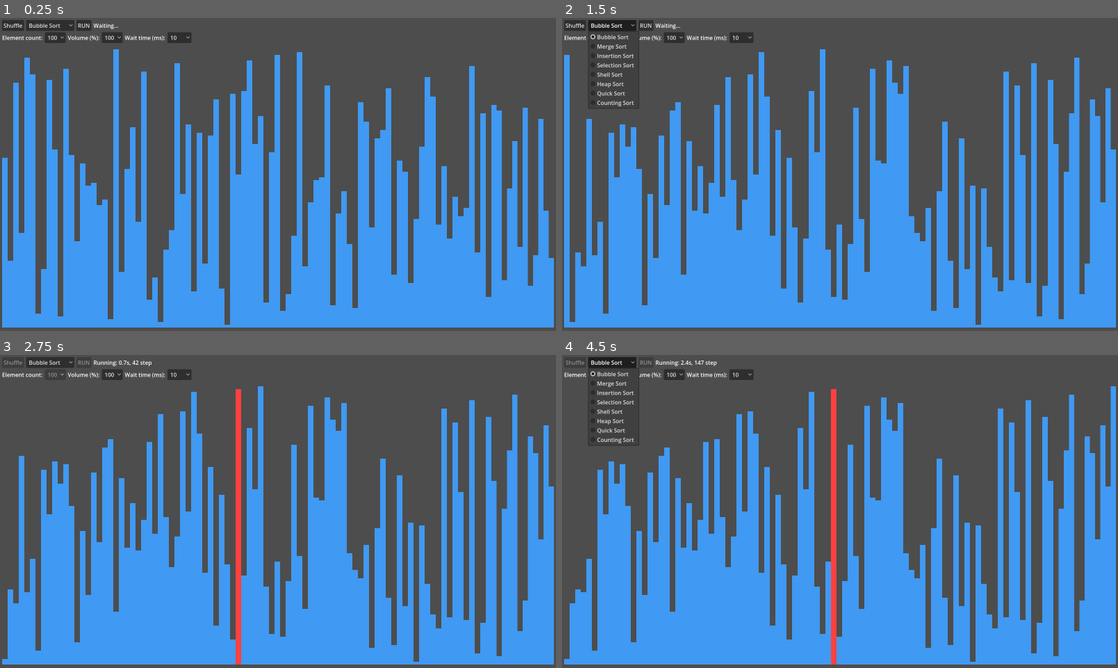
Above: before the commit, frames 1-4 (two rows, left to right).
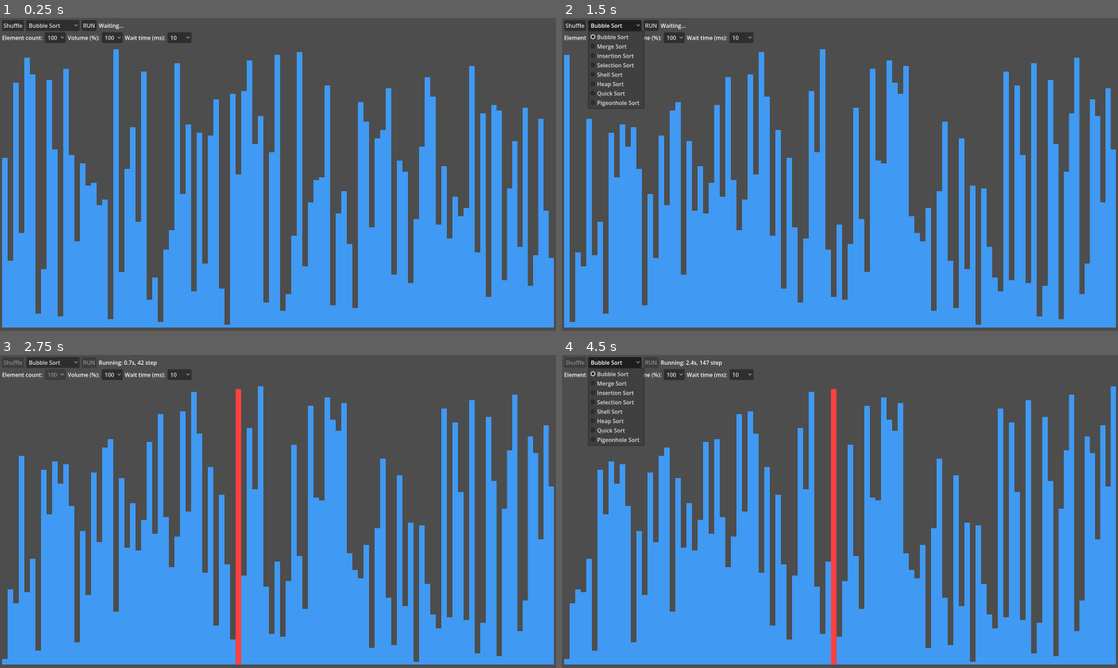
Above: after the commit, the same moments.

Repository: jiro4989/sort_visualizer
Game: Godot game, scene res://src/main.tscn
Same seed, same stepped clock (60 frames per second), same inputs: the game is played once before the commit and once after it.
Inputs:
- Up to frame 1 (0.25 s): no input
- Up to frame 2 (1.5 s): click "Shuffle" at 0.5 s; click "Bubble Sort" at 1.25 s
- Up to frame 3 (2.75 s): click "RUN" at 2 s
- Up to frame 4 (4.5 s): click "100" at 2.75 s; click "10" at 3.5 s; click "Bubble Sort" at 4.25 s

The runs differ from the first frame. In frame 1, 0.1% of the frame differs, in the area x 12-23%, y 0-4%; in frame 2, 0.2%; in frame 3, 0.1%; in frame 4, 0.2%, in the area x 6-29%, y 0-29%.

Commit message:
fix: ソートアルゴリズム名を鳩の巣ソートに修正

Diff:
--- a/src/main.gd
+++ b/src/main.gd
@@ -41,7 +41,7 @@
 	Sorter.new("Shell Sort", shell_sort),
 	Sorter.new("Heap Sort", heap_sort),
 	Sorter.new("Quick Sort", quick_sort),
-	Sorter.new("Counting Sort", counting_sort),
+	Sorter.new("Pigeonhole Sort", pigeonhole_sort),
 ]
 
 # 配列のループで要素を取り出すのは基本的に遅いので
@@ -482,11 +482,11 @@
 
 	return store_index
 
-## カウントソートを実行する。
+## 鳩の巣ソートを実行する。
 ##
 ## 本ツール上のデータは、連番で重複がなく、値が sort_values のインデックスに対応している。
 ## そのため、sort_values の値がそのまま配列のインデックスに指定することで、値比較をせずにソートできる。
-func counting_sort() -> void:
+func pigeonhole_sort() -> void:
 	var start_time: float = Time.get_ticks_msec()
 	var step_count: int = 0
 
Not shown, changed: README.md
